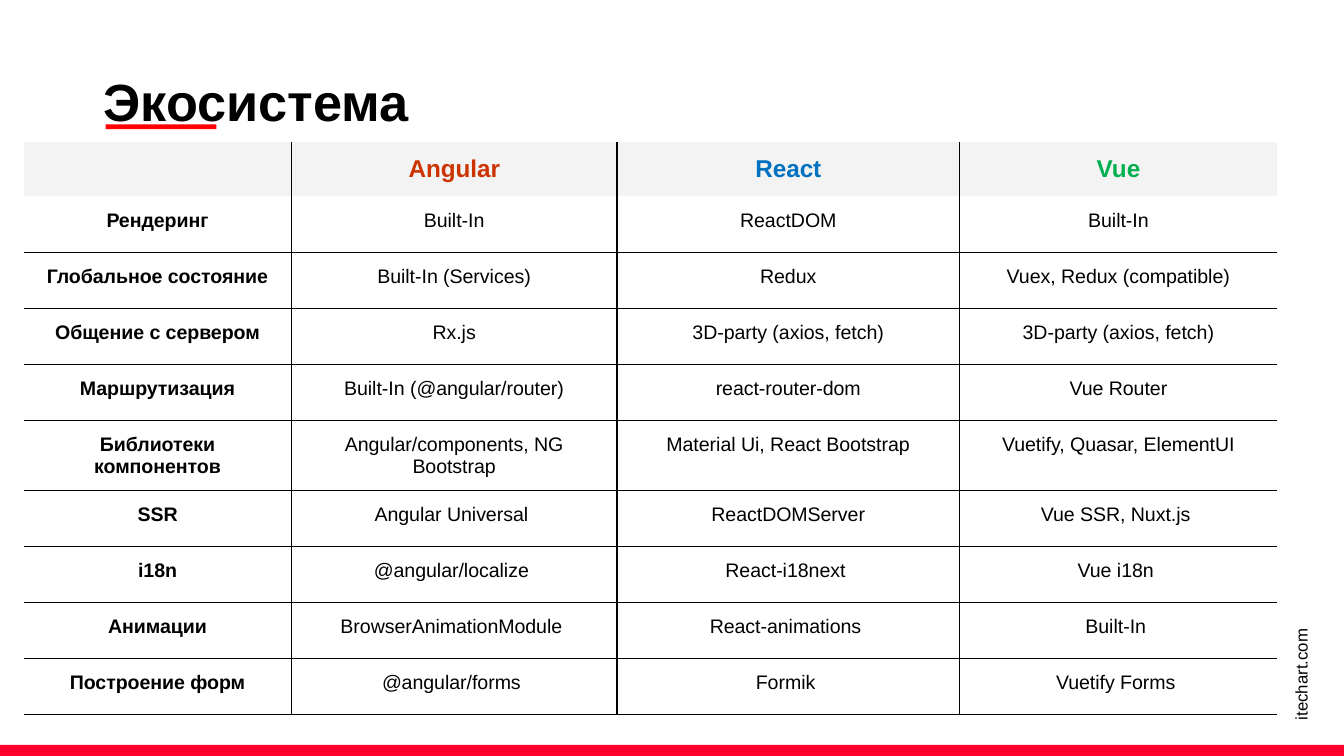
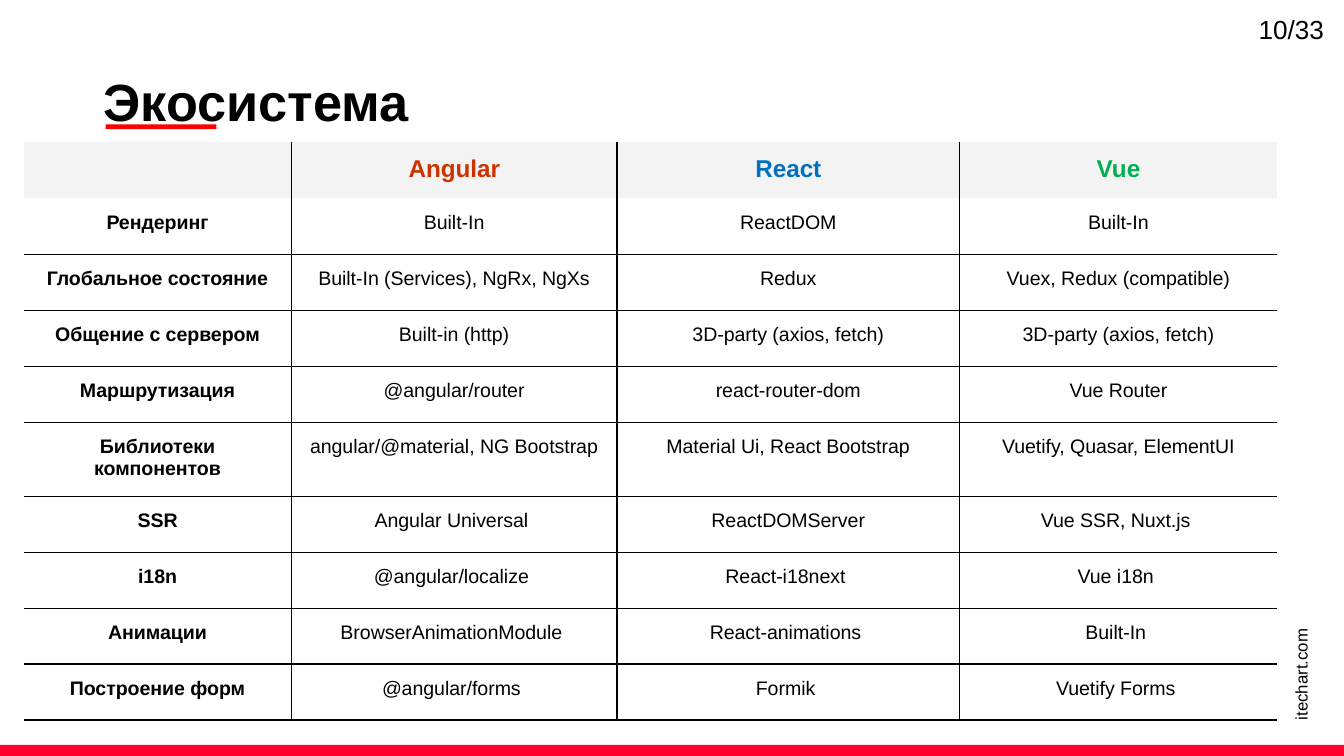
Before and after one commit to latushkin-itechart/vue-workshop, a slide deck: slide 10 of L1/L1.pptx. Drawn at 1344x756 pixels with LibreOffice and Linux fonts; fonts in the diff are those of the drawing. Boxes give left, top, right and bottom in pixels: in the first picture for what was removed or moved away, otherwise in the second. Text is boxed around its words. In the diff, an @@ line names an element or a change of style, - is before the commit and + after.

```diff
--- a/L1/L1.pptx
+++ b/L1/L1.pptx
@@ text added at [1259,20,1324,40], 14 pt, text #000000 @@
+10/33
@@ table at [24,142,1277,720] @@
-row 3, column 2: Built-In (Services)
+row 3, column 2: Built-In (Services), NgRx, NgXs
-row 4, column 2: Rx.js
+row 4, column 2: Built-in (http)
-row 5, column 2: Built-In (@angular/router)
+row 5, column 2: @angular/router
-row 6, column 2: Angular/components, NG Bootstrap
+row 6, column 2: angular/@material, NG Bootstrap
```
Also in this commit, not shown: 10 other slides changed, 20 slides added, 10 slides removed, 38 other files.
